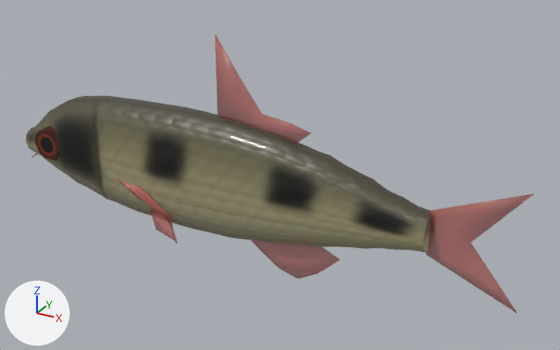
Renders of the glTF model public/models/fish/arulius-barb/arulius-barb-low.glb from each side of a commit.
Before and after are seen from a 50 mm camera at (1.48, -2.3, 1.24) aimed at (0.19, 0.05, 0.07). The lights are fixed; the arrows at lower left show +X, +Y and +Z. The older version comes first. Vertices at exactly the same position are counted once.

In view in the first picture: 'DorsalFin', 'FishBody', 'FishEye', 'FishFin'.
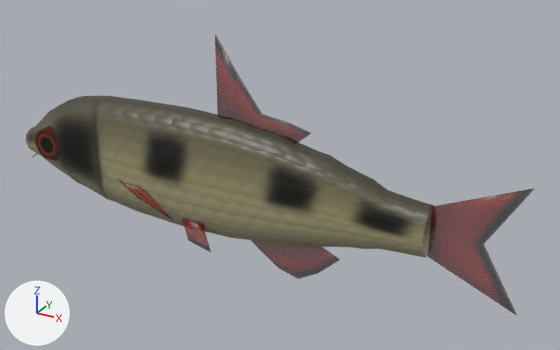
Changed parts and their boxes (x1, y1, x2, y2) in the pictures (560 x 350 px; the box of a moved part takes in the faces that stretch with it):
'FishBody', reshaped: before (26, 96, 431, 253); after (26, 96, 434, 258)
'FishFin', surface changed, reshaped: before (117, 179, 534, 313); after (117, 179, 535, 316)
'DorsalFin', surface changed: (215, 35, 311, 144) in both
part 1 of me_fishbody, moved or reshaped: before (382, 197, 431, 253); after (381, 196, 434, 258)
part 2 of me_fishfin, moved or reshaped: before (149, 208, 178, 244); after (182, 218, 211, 252)
part 3 of me_fishfin, moved or reshaped: before (426, 194, 534, 313); after (428, 188, 535, 316)

The change, as a list of edits to the scene's bpy script:
```text
Add img_fin_albedo:
    img_fin_albedo = load_image('fin-albedo', '_unpacked/fin-albedo', 128, 128, 'sRGB')
Change mat_fishfin:
    where n0 = _N.new('ShaderNodeBsdfPrincipled'); n0.name = 'Principled BSDF'
    remove n0.inputs[0].default_value = (0.527, 0.13, 0.102, 1.0)  # 'Base Color', red #c0655a
    remove n0.inputs[4].default_value = 0.62  # 'Alpha'
    add n2 = _N.new('ShaderNodeMath'); n2.name = 'Math'
    add n2.operation = 'MULTIPLY'
    add n2.inputs[1].default_value = 0.62  # 'Value'
    add n3 = _N.new('ShaderNodeTexImage'); n3.name = 'Image Texture'
    add n3.image = img_fin_albedo
    add _L.new(n2.outputs[0], n0.inputs[4])  # 'Value' to 'Alpha'
    add _L.new(n3.outputs[0], n0.inputs[0])  # 'Color' to 'Base Color'
    add _L.new(n3.outputs[1], n2.inputs[0])  # 'Alpha' to 'Value'
Change me_fishbody:
    where me_fishbody.from_pydata(...)  # 396 vertices, 780 faces; spans x -1.05..0.8, y -0.1..0.1, z -0.21..0.28
    used by ob_fishbody; location = (0.0, 0.0, 0.0)
    before: 307 (0.69, -0.02, -0.08) at pixel (394, 249), 308 (0.69, 0.02, -0.08), 312 (0.74, 0.02, 0.08) at pixel (417, 205), 313 (0.74, -0.02, 0.08) at pixel (413, 210), 316 (0.74, -0.05, -0.04) at pixel (407, 246)
    before: 317 (0.74, -0.02, -0.07) at pixel (410, 250), 318 (0.74, 0.02, -0.07), 319 (0.74, 0.05, -0.04), 321 (0.8, 0.05, 0.05), 322 (0.8, 0.02, 0.07)
    before: 323 (0.8, -0.02, 0.07) at pixel (429, 216), 324 (0.8, -0.05, 0.05) at pixel (425, 227), 326 (0.8, -0.05, -0.04) at pixel (423, 249), 327 (0.8, -0.02, -0.07) at pixel (426, 252), 328 (0.8, 0.02, -0.07)
    before: 329 (0.8, 0.05, -0.04)
    me_fishbody part 1
    add for i in [307, 308, 316, 319, 326, 329]: me_fishbody.vertices[i].co += Vector((0.0, 0.0, -0.01))
    add for i in [312, 313, *range(321, 325)]: me_fishbody.vertices[i].co += Vector((0.0, 0.0, 0.02))
    add for i in [317, 318, 327, 328]: me_fishbody.vertices[i].co += Vector((0.0, 0.0, -0.02))
    me_fishbody.vertices[311].co: (0.74, 0.05, 0.05) -> (0.74, 0.06, 0.06)
    me_fishbody.vertices[314].co: (0.74, -0.05, 0.05) -> (0.74, -0.06, 0.06)  # pixel (409, 221) -> pixel (409, 219)
Change me_fishfin:
    used by ob_fishfin; location = (0.0, 0.0, 0.0)
    remove me_fishfin.from_pydata(...)  # 180 vertices, 336 faces; spans x -0.5..1.12, y -0.11..0.11, z -0.33..0.22
    add me_fishfin.from_pydata(...)  # 180 vertices, 336 faces; spans x -0.5..1.12, y -0.11..0.11, z -0.33..0.24
    me_fishfin part 2: the loose piece of 24 vertices spanning x -0.36..-0.21, y -0.09..-0.05, z -0.27..-0.15 is moved by (0.16, 0.0, 0.0)
    me_fishfin part 3: 34 of 180 vertices moved; they spanned x 0.8..1.12, y 0.0, z -0.22..0.22 and now span x 0.8..1.12, y 0.0, z -0.23..0.24; mean shift (0.01, 0.0, 0.01); largest move (0.94, 0.0, 0.0) -> (0.98, 0.0, 0.0)
    other edits to the shape of me_fishfin do not show in these pictures
```
